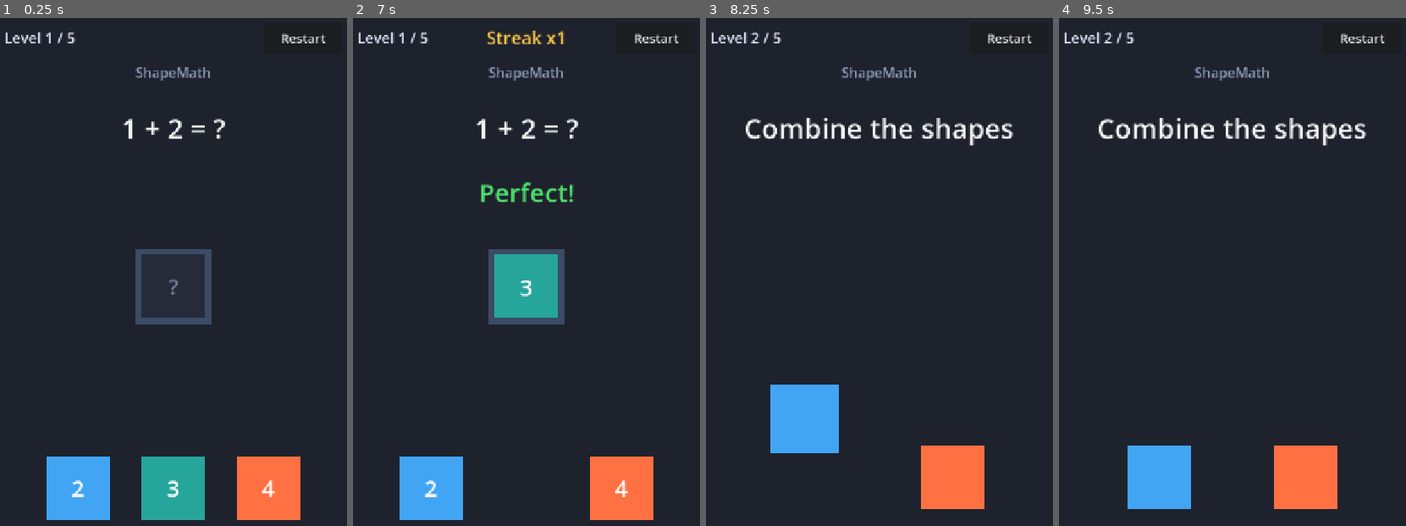
Above: before the commit, frames 1-4 (left to right).
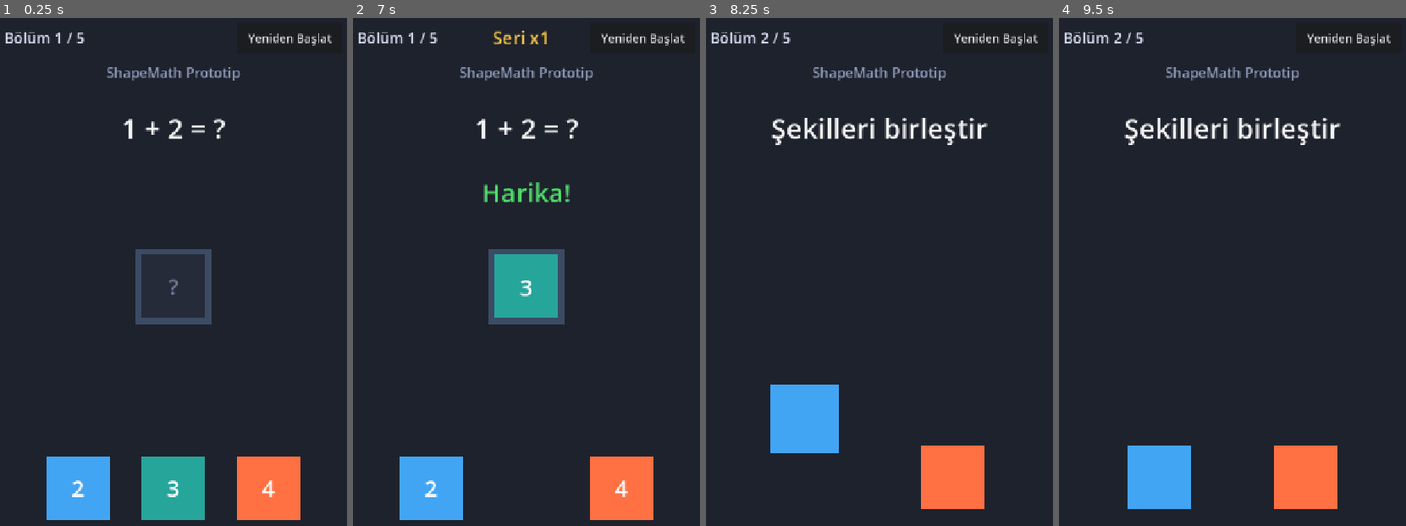
Above: after the commit, the same moments.

Repository: AbdullahTurgut/shapemath-godot
Game: Godot game, scene res://scenes/main.tscn
The game is run twice, just before and just after one commit, with the same random seed, the same clock (stepped at 60 frames per second) and the same inputs.
Inputs (mouse positions are in pixels of both pictures, inside the frame that each line leads up to):
- Up to frame 1 (0.25 s): no input
- Up to frame 2 (7 s): click "Restart" (after the commit: "Yeniden Başlat") at 0.5 s; click "Restart" (after the commit: "Yeniden Başlat") at 1.25 s; click "Restart" (after the commit: "Yeniden Başlat") at 2 s; tap Enter at 2.75, 5 s; drag from (432, 485) to (526, 287) at 2.77 s; drag from (526, 261) to (526, 485) at 3.52 s; tap Space at 4.25 s; click (526, 485) at 4.42 s; drag from (432, 485) to (620, 485) at 5.02 s; drag from (526, 485) to (543, 338) at 5.77 s; drag from (620, 485) to (526, 287) at 6.52 s
- Up to frame 3 (8.25 s): move the mouse to (896, 338) at 7.27 s; click (896, 338) at 7.42 s; tap Space at 8 s; drag from (806, 475) to (803, 373) at 8.02 s
- Up to frame 4 (9.5 s): drag from (1156, 348) to (1305, 475) at 8.77 s

The runs differ from the first frame. In frame 1, 1.0% of the frame differs, in the area x 2-96%, y 2-13%; in frame 2, 2.0%; in frame 3, 2.9%, in the area x 2-96%, y 2-26%; in frame 4, 2.9%.

Commit message:
feat: localize prototype UI to Turkish

Diff:
--- a/data/levels/level_02.tres
+++ b/data/levels/level_02.tres
@@ -5,7 +5,7 @@
 [resource]
 script = ExtResource("1_data")
 puzzle_type = 1
-prompt_text = "Combine the shapes"
+prompt_text = "Şekilleri birleştir"
 correct_answer = ""
 answer_choices = Array[String]([])
 choice_colors = Array[Color]([])
--- a/data/levels/level_04.tres
+++ b/data/levels/level_04.tres
@@ -5,7 +5,7 @@
 [resource]
 script = ExtResource("1_data")
 puzzle_type = 1
-prompt_text = "Fit the pieces together"
+prompt_text = "Parçaları birleştir"
 correct_answer = ""
 answer_choices = Array[String]([])
 choice_colors = Array[Color]([])
--- a/scenes/main.tscn
+++ b/scenes/main.tscn
@@ -22,34 +22,34 @@
 [node name="LevelIndicatorLabel" type="Label" parent="."]
 offset_left = 40.0
 offset_top = 40.0
-offset_right = 240.0
+offset_right = 230.0
 offset_bottom = 100.0
 mouse_filter = 2
 theme_override_colors/font_color = Color(0.85, 0.88, 0.95, 1)
 theme_override_font_sizes/font_size = 28
-text = "Level 1 / 5"
+text = "Bölüm 1 / 5"
 vertical_alignment = 1
 
 [node name="StreakLabel" type="Label" parent="."]
 visible = false
-offset_left = 240.0
-offset_top = 40.0
-offset_right = 480.0
+offset_left = 230.0
+offset_top = 40.0
+offset_right = 470.0
 offset_bottom = 100.0
 mouse_filter = 2
 theme_override_colors/font_color = Color(1, 0.784314, 0.27451, 1)
 theme_override_font_sizes/font_size = 28
-text = "Streak x1"
+text = "Seri x1"
 horizontal_alignment = 1
 vertical_alignment = 1
 
 [node name="RestartButton" type="Button" parent="."]
-offset_left = 530.0
+offset_left = 480.0
 offset_top = 40.0
 offset_right = 680.0
 offset_bottom = 100.0
-theme_override_font_sizes/font_size = 24
-text = "Restart"
+theme_override_font_sizes/font_size = 22
+text = "Yeniden Başlat"
 
 [node name="TitleLabel" type="Label" parent="."]
 offset_top = 110.0
@@ -58,7 +58,7 @@
 mouse_filter = 2
 theme_override_colors/font_color = Color(0.55, 0.6, 0.72, 1)
 theme_override_font_sizes/font_size = 26
-text = "ShapeMath"
+text = "ShapeMath Prototip"
 horizontal_alignment = 1
 vertical_alignment = 1
 
@@ -81,7 +81,7 @@
 mouse_filter = 2
 theme_override_colors/font_color = Color(0.305882, 0.878431, 0.419608, 1)
 theme_override_font_sizes/font_size = 44
-text = "Perfect!"
+text = "Harika!"
 horizontal_alignment = 1
 vertical_alignment = 1
 
@@ -92,7 +92,7 @@
 offset_right = 480.0
 offset_bottom = 475.0
 theme_override_font_sizes/font_size = 26
-text = "Next Level >"
+text = "Sonraki Bölüm >"
 
 [node name="ShapeContainer" type="Node2D" parent="."]
 visible = false
@@ -167,7 +167,7 @@
 offset_bottom = 110.0
 theme_override_colors/font_color = Color(0.305882, 0.878431, 0.419608, 1)
 theme_override_font_sizes/font_size = 42
-text = "Run Complete!"
+text = "Tur Tamamlandı!"
 horizontal_alignment = 1
 vertical_alignment = 1
 
@@ -177,7 +177,7 @@
 offset_bottom = 210.0
 theme_override_colors/font_color = Color(1, 0.784314, 0.27451, 1)
 theme_override_font_sizes/font_size = 32
-text = "Final Streak: x5"
+text = "Son Seri: x5"
 horizontal_alignment = 1
 vertical_alignment = 1
 
@@ -187,7 +187,7 @@
 offset_bottom = 280.0
 theme_override_colors/font_color = Color(0.65, 0.75, 0.9, 1)
 theme_override_font_sizes/font_size = 28
-text = "Best Streak: x5"
+text = "En İyi Seri: x5"
 horizontal_alignment = 1
 vertical_alignment = 1
 
@@ -197,7 +197,7 @@
 offset_right = 420.0
 offset_bottom = 430.0
 theme_override_font_sizes/font_size = 30
-text = "Play Again"
+text = "Tekrar Oyna"
 
 [node name="LevelManager" type="Node" parent="." node_paths=PackedStringArray("shape_container", "math_container", "mat …(227 unchanged characters)…
 script = ExtResource("2_level_manager")
--- a/scripts/core/level_manager.gd
+++ b/scripts/core/level_manager.gd
@@ -110,14 +110,14 @@
 		success_label.visible = false
 		success_label.scale = Vector2.ONE
 		success_label.modulate = Color.WHITE
-		success_label.text = "Perfect!"
+		success_label.text = "Harika!"
 	if next_button:
 		next_button.visible = false
 	if prompt_label:
 		prompt_label.visible = true
 		prompt_label.text = current_level_data.prompt_text
 	if level_indicator_label:
-		level_indicator_label.text = "Level %d / %d" % [current_level_index + 1, levels.size()]
+		level_indicator_label.text = "Bölüm %d / %d" % [current_level_index + 1, levels.size()]
 
 	# Update streak display without animation on level load
 	_update_streak_ui(false)
@@ -334,9 +334,9 @@
 	if success_label:
 		success_label.visible = true
 		if current_level_index == levels.size() - 1:
-			success_label.text = "Perfect! Run Complete!"
+			success_label.text = "Harika! Tur Tamamlandı!"
 		else:
-			success_label.text = "Perfect!"
+			success_label.text = "Harika!"
 
 		# Animate "Perfect!" entrance
 		if label_tween and label_tween.is_valid():
@@ -397,9 +397,9 @@
 		shape_container.visible = false
 
 	if summary_final_streak_label:
-		summary_final_streak_label.text = "Final Streak: x%d" % current_streak
+		summary_final_streak_label.text = "Son Seri: x%d" % current_streak
 	if summary_best_streak_label:
-		summary_best_streak_label.text = "Best Streak: x%d" % best_streak_this_run
+		summary_best_streak_label.text = "En İyi Seri: x%d" % best_streak_this_run
 
 	if run_complete_overlay:
 		run_complete_overlay.visible = true
@@ -451,7 +451,7 @@
 		streak_label.modulate = Color.WHITE
 		return
 
-	streak_label.text = "Streak x%d" % current_streak
+	streak_label.text = "Seri x%d" % current_streak
 	streak_label.visible = true
 
 	if animate:
--- a/scripts/tests/test_progression.gd
+++ b/scripts/tests/test_progression.gd
@@ -110,8 +110,8 @@
 	await process_frame
 
 	assert(overlay.visible, "RunCompleteOverlay must be visible after Level 5")
-	assert(final_streak_lbl.text == "Final Streak: x5", "Final Streak must display 'Final Streak: x5'")
-	assert(best_streak_lbl.text == "Best Streak: x5", "Best Streak must display 'Best Streak: x5'")
+	assert(final_streak_lbl.text == "Son Seri: x5", "Final Streak must display 'Son Seri: x5'")
+	assert(best_streak_lbl.text == "En İyi Seri: x5", "Best Streak must display 'En İyi Seri: x5'")
 	assert(not restart_btn.visible, "Normal restart button must be hidden when overlay is active")
 	assert(not prompt_lbl.visible, "Gameplay prompt must be hidden")
 
@@ -122,7 +122,7 @@
 	await _sync_physics()
 
 	assert(level_manager.current_level_index == 0, "Must be back at Level 1")
-	assert(level_lbl.text == "Level 1 / 5", "Indicator must show Level 1 / 5")
+	assert(level_lbl.text == "Bölüm 1 / 5", "Indicator must show Bölüm 1 / 5")
 	assert(level_manager.current_streak == 0, "Current streak must reset to 0")
 	assert(level_manager.best_streak_this_run == 0, "Best streak must reset to 0 for new run")
 	assert(not overlay.visible, "Overlay must be hidden")
@@ -230,8 +230,8 @@
 	await process_frame
 
 	assert(overlay.visible, "Overlay appears on completion")
-	assert(final_streak_lbl.text == "Final Streak: x1", "Final Streak must be x1")
-	assert(best_streak_lbl.text == "Best Streak: x3", "Best Streak must be x3")
+	assert(final_streak_lbl.text == "Son Seri: x1", "Final Streak must be x1")
+	assert(best_streak_lbl.text == "En İyi Seri: x3", "Best Streak must be x3")
 
 	print("\n>>> ALL STEP 9E AUTOMATED TESTS PASSED PERFECTLY! <<<\n")
 	quit(0)
Not shown, changed: builds/ShapeMath-debug.apk
Not shown, changed: builds/ShapeMath-debug.apk.idsig
